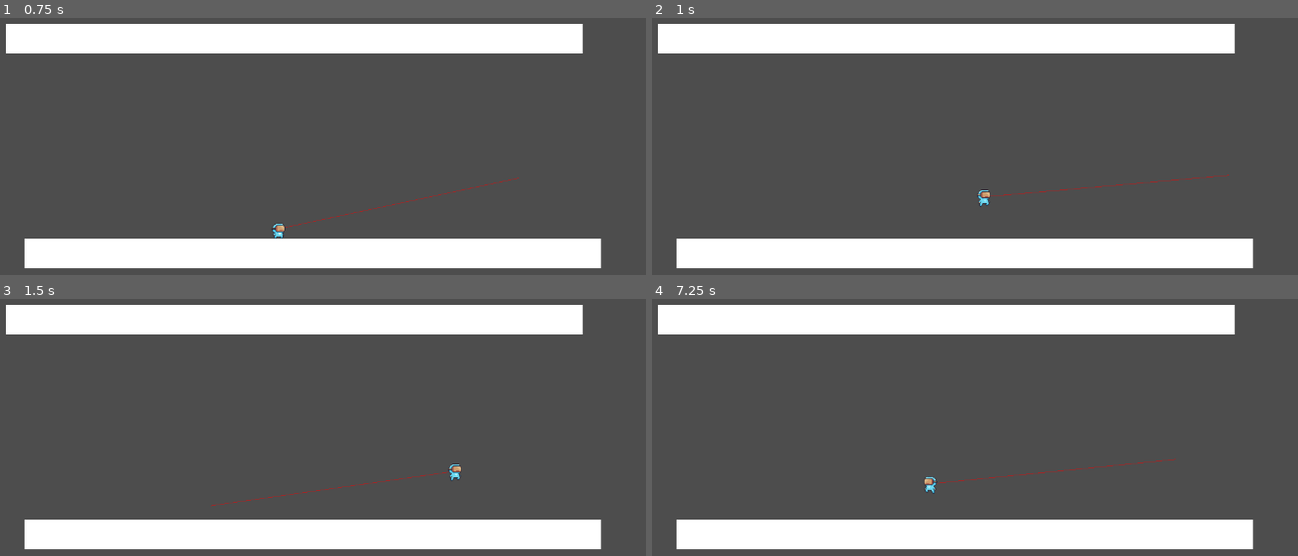
Above: before the commit, frames 1-4 (two rows, left to right).
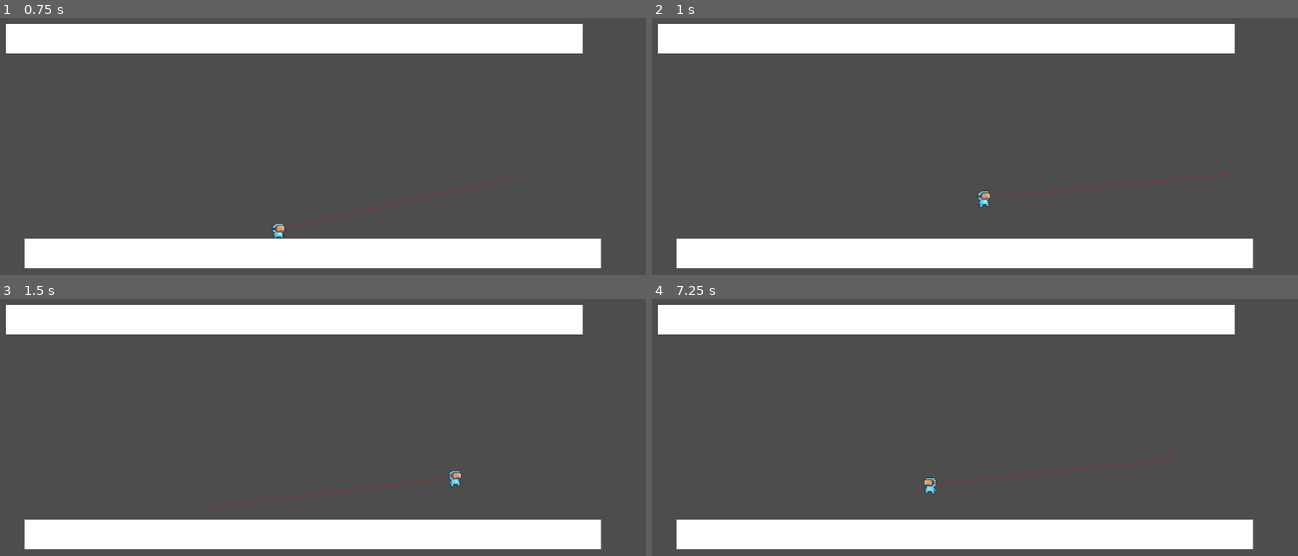
Above: after the commit, the same moments.

Repository: tmoss0/Project-Plant
Game: Godot game, scene res://scenes/levels/level_1/level_1.tscn
The game is run twice, just before and just after one commit, with the same random seed, the same clock (stepped at 60 frames per second) and the same inputs.
Inputs (mouse positions are in pixels of both pictures, inside the frame that each line leads up to):
- Up to frame 1 (0.75 s): move the mouse to (478, 185) at 0.52 s; press the mouse at (478, 185) at 0.53 s; hold D (move_right) from 0.53 s (still down)
- Up to frame 2 (1 s): keep holding D (move_right); tap Space (jump) at 0.77, 0.8 s
- Up to frame 3 (1.5 s): keep holding D (move_right); tap Space (jump) at 1.07, 1.35 s; move the mouse to (148, 512) at 1.27 s; release the mouse at (148, 512) at 1.28 s
- Up to frame 4 (7.25 s): tap Space (jump) at 1.52, 1.82, 2.3, 3.02, 3.32, 3.77, 3.8, 4.07, 4.25, 4.35, 4.52, 4.82, 5.3, 6.02, 6.32, 6.5, 6.77, 6.8, 7.07 s; click (800, 512) at 1.55 s; move the mouse to (1039, 391) at 2.02 s; release D (move_right) at 2.03 s; hold A (move_left) 2.03-2.78 s; hold C (burrow) 2.03-2.78 s; move the mouse to (outside the picture) at 2.77 s; hold D (move_right) 2.78-4.28 s; click (outside the picture) at 2.85 s; tap Enter at 3.5, 5 s; move the mouse to (1194, 555) at 3.52 s; press the mouse at (1194, 555) at 3.53 s; move the mouse to (723, 422) at 4.27 s; release the mouse at (723, 422) at 4.28 s; hold A (move_left) 4.28-5.03 s; click (723, 422) at 4.55 s; move the mouse to (1000, 489) at 5.02 s; hold D (move_right) 5.03-5.78 s; hold C (burrow) 5.03-5.78 s; move the mouse to (839, 378) at 5.77 s; hold A (move_left) from 5.78 s (still down); click (839, 378) at 5.85 s; move the mouse to (1130, 466) at 6.52 s; press the mouse at (1130, 466) at 6.53 s

Frame 1 is identical in both runs. In frame 2, 0.2% of the frame differs, in the area x 50-90%, y 60-74%; in frame 3, 0.4%, in the area x 32-72%, y 63-82%; in frame 4, 0.2%.

Commit message:
Gravity while grappling

Diff:
--- a/scenes/levels/level_1/level_1.tscn
+++ b/scenes/levels/level_1/level_1.tscn
@@ -14,7 +14,6 @@
 
 [node name="Player" parent="." instance=ExtResource("1_8dtx3")]
 position = Vector2(548, 284)
-jump_velocity = -430.0
 
 [node name="Platform" type="StaticBody2D" parent="."]
 position = Vector2(-3, -274)
--- a/scripts/player/state_machine/states/grappled.gd
+++ b/scripts/player/state_machine/states/grappled.gd
@@ -3,7 +3,10 @@
 func enter(_previous_state_path: String, _data : Dictionary = {}) -> void:
 	pass
 
-func physics_update(_delta: float) -> void:
+func physics_update(delta: float) -> void:
+	# Apply gravity while grappled
+	player.velocity.y += player.gravity * delta
+
 	if player.grappling_hook.is_hook_attached():
 		player.move_and_slide()
 	else:
--- a/scripts/player/state_machine/states/grappling.gd
+++ b/scripts/player/state_machine/states/grappling.gd
@@ -3,9 +3,12 @@
 func enter(_previous_state_path: String, _data : Dictionary = {}) -> void:
 	player.grappling_hook.shoot_grapple()
 
-func physics_update(_delta: float) -> void:
+func physics_update(delta: float) -> void:
+	# Apply gravity while grappling
+	player.velocity.y += player.gravity * delta
+
 	if player.grappling_hook.is_traveling():
-		pass
+		player.move_and_slide()
 	elif player.grappling_hook.is_attached():
 		finished.emit(GRAPPLED)
 	else:
--- a/scripts/player/state_managers/grappling_hook_manager.gd
+++ b/scripts/player/state_managers/grappling_hook_manager.gd
@@ -118,7 +118,12 @@
 	print("DEBUG: Grappled - distance: ", distance, " velocity: ", to_grapple.normalized() * pull_speed)
 
 	if distance > 20.0:
-		player.velocity = to_grapple.normalized() * pull_speed
+		# Apply grapple force while preserving gravity
+		var grapple_force = to_grapple.normalized() * pull_speed
+		player.velocity.x = grapple_force.x
+		# Don't override Y velocity (gravity will be applied in the state)
+		if player.velocity.y > 0:  # Only apply upward force if falling
+			player.velocity.y = min(player.velocity.y, grapple_force.y)
 		# State machine will handle move_and_slide()
 	else:
 		print("DEBUG: Reached target, releasing grapple")
